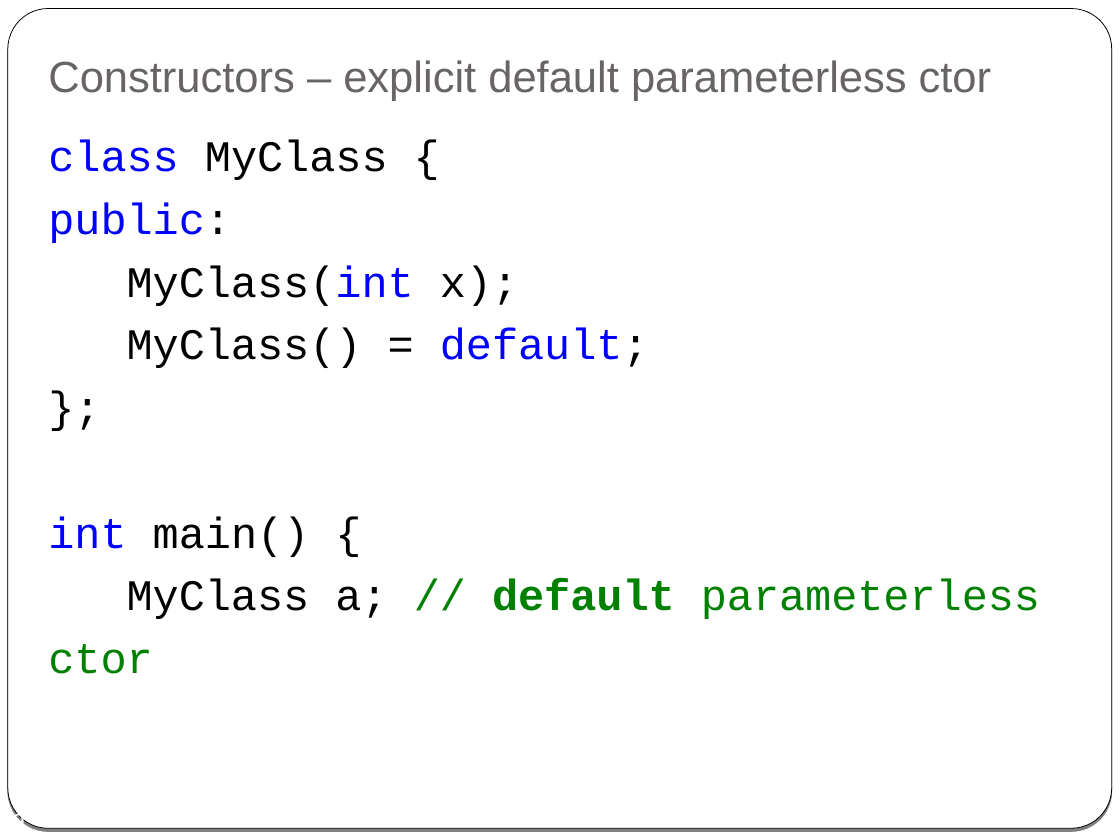
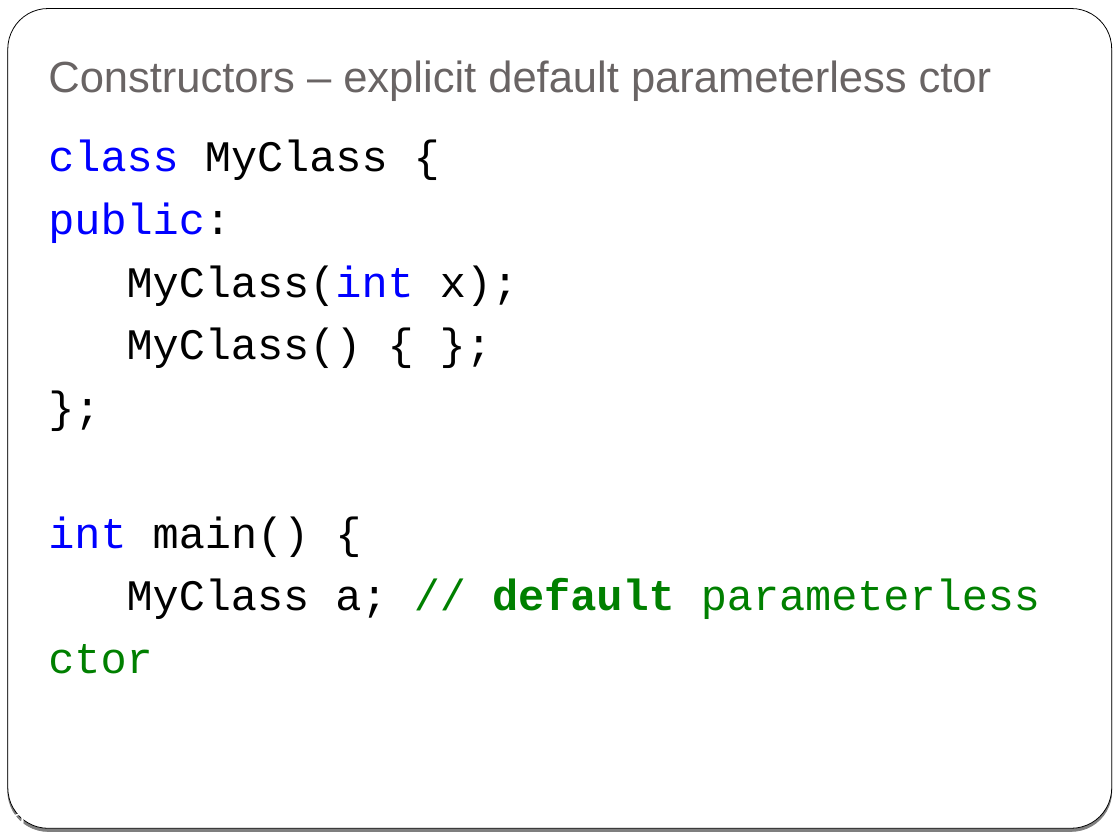
Before and after one commit to cpp-at-ariel/cpp-5780, a slide deck: slide 9 of 02-classes-constructors-destructors/slides-2-new-delete.odp. Drawn at 1120x840 pixels with LibreOffice and Linux fonts; fonts in the diff are those of the drawing. Boxes give left, top, right and bottom in pixels: in the first picture for what was removed or moved away, otherwise in the second. Text is boxed around its words. In the diff, an @@ line names an element or a change of style, - is before the commit and + after.

```diff
--- a/02-classes-constructors-destructors/slides-2-new-delete.odp
+++ b/02-classes-constructors-destructors/slides-2-new-delete.odp
@@ text at (48,139,1040,674): text changed @@
-class MyClass {
-public:
-MyClass(int x);
-MyClass() = default;
-};
-int main() {
-MyClass a; // default parameterless ctor
+class MyClass {
+public:
+MyClass(int x);
+MyClass() { };
+};
+int main() {
+MyClass a; // default parameterless ctor
```
Also in this commit, not shown: 13 other files.
